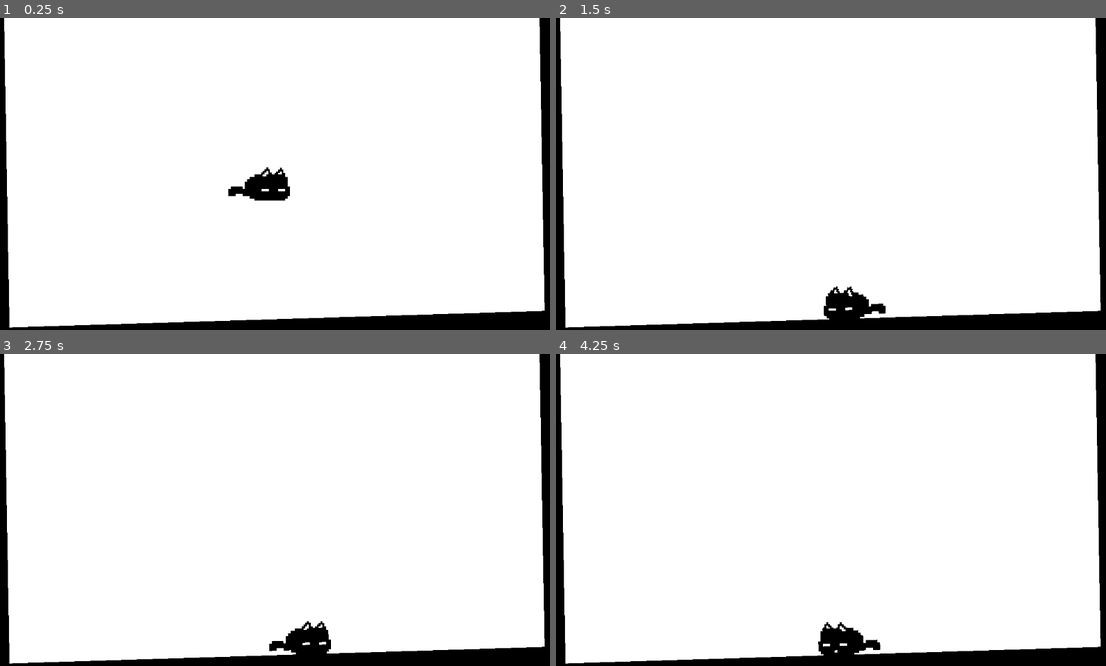
Above: before the commit, frames 1-4 (two rows, left to right).
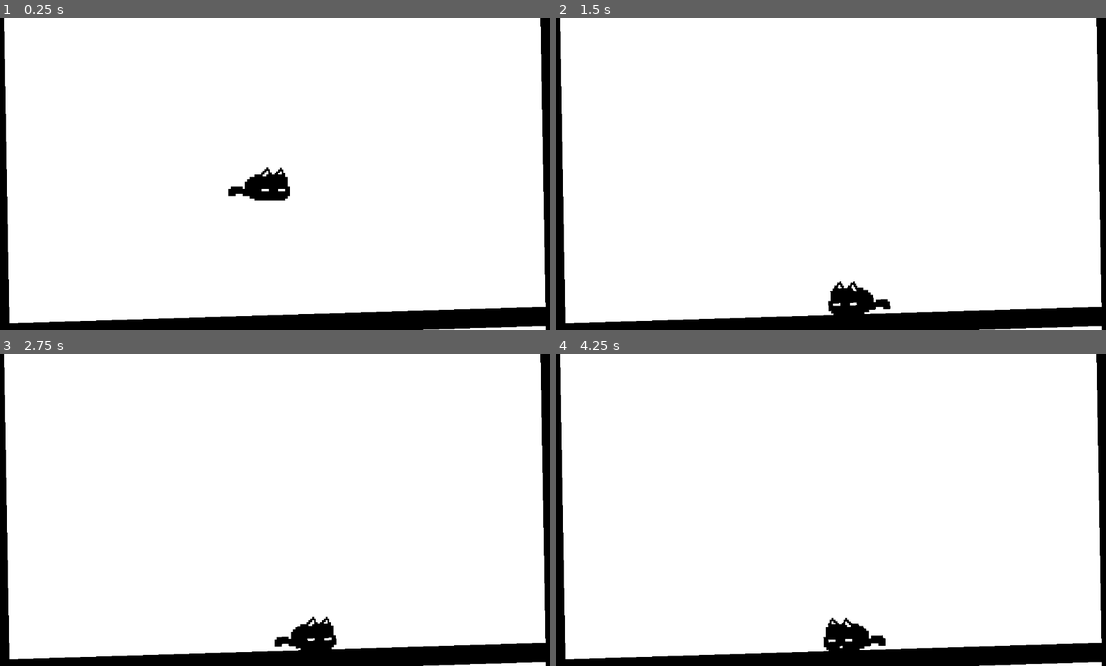
Above: after the commit, the same moments.

Repository: VeeronTen/meow
Game: Godot game, scene res://main.tscn
Same seed, same stepped clock (60 frames per second), same inputs: the game is played once before the commit and once after it. Sound files missing from this copy of the repository are replaced by a short silence.
Inputs:
- Up to frame 1 (0.25 s): no input
- Up to frame 2 (1.5 s): hold Right (ui_right) 0.53-1.28 s; tap Space (ui_select) at 0.77 s; hold Left (ui_left) from 1.28 s (still down)
- Up to frame 3 (2.75 s): tap Space (ui_select) at 1.52 s; release Left (ui_left) at 2.03 s; hold Right (ui_right) from 2.03 s (still down)
- Up to frame 4 (4.25 s): tap Enter at 2.75 s; tap Space (ui_select) at 3.02, 3.77 s; release Right (ui_right) at 3.53 s; hold Left (ui_left) from 3.53 s (still down)

The runs differ from the first frame. In frame 1, 1.8% of the frame differs, in the area x 1-100%, y 0-100%; in frame 2, 2.1%; in frame 3, 2.1%; in frame 4, 2.2%.

Commit message:
dynamic map size

Diff:
--- a/cat.gd
+++ b/cat.gd
@@ -7,6 +7,7 @@
 @onready var spriteOffset = $Sprite2D.position.x
 @onready var spriteYScale = $Sprite2D.scale.y
 @onready var mouthSpriteOffset = $Mouth.position.x
+@onready var collisionOffset = $CollisionShape2D.position.x
 
 func _ready() -> void:
 	_attachEars()
@@ -45,15 +46,19 @@
 
 	var newSpriteOffset: float
 	var newMouthSpriteOffset: float
+	var newcollisionOffset: float
 	if (right):
 		newSpriteOffset = spriteOffset
 		newMouthSpriteOffset = mouthSpriteOffset
+		newcollisionOffset = collisionOffset
 	else:
 		newSpriteOffset = -spriteOffset
 		newMouthSpriteOffset = -mouthSpriteOffset
+		newcollisionOffset = -collisionOffset
 	$Sprite2D.position.x = newSpriteOffset
 	$Sprite2D.flip_h = not right
 	$Mouth.position.x = newMouthSpriteOffset
+	$CollisionShape2D.position.x = newcollisionOffset
 
 func _rotateEarRight(ear: Ear, rightEar: bool, right: bool):
 	var z_index = 0
--- a/cat.tscn
+++ b/cat.tscn
@@ -31,8 +31,8 @@
 linear_damp = 1.5
 
 [node name="CollisionShape2D" type="CollisionShape2D" parent="."]
-position = Vector2(0, -9)
-scale = Vector2(1, 0.56)
+position = Vector2(-9, -9)
+scale = Vector2(0.719997, 0.56)
 shape = SubResource("RectangleShape2D_6fl1u")
 
 [node name="MeowPlayer" type="AudioStreamPlayer2D" parent="."]
--- a/main.gd
+++ b/main.gd
@@ -2,6 +2,17 @@
 
 func _ready() -> void:
 	_positionCatToScreenCenter()
+	_positionWalls()
+	get_viewport().size_changed.connect(_positionWalls)
 
 func _positionCatToScreenCenter():
 	$Cat.position = get_viewport().size / 2
+
+func _positionWalls():
+	var screenSize = get_viewport().size
+	$Walls/Left.position.x = 0
+	$Walls/Left.position.y = screenSize.y/2
+	$Walls/Right.position.x = screenSize.x
+	$Walls/Right.position.y = screenSize.y/2
+	$Walls/Bottom.position.x = screenSize.x/2
+	$Walls/Bottom.position.y = screenSize.y
--- a/main.tscn
+++ b/main.tscn
@@ -22,15 +22,15 @@
 position = Vector2(0, -1)
 rotation = -0.0174533
 
-[node name="Wall" parent="Walls" instance=ExtResource("3_h2yge")]
+[node name="Left" parent="Walls" instance=ExtResource("3_h2yge")]
 position = Vector2(0, 314)
 scale = Vector2(4, 200)
 
-[node name="Wall2" parent="Walls" instance=ExtResource("3_h2yge")]
+[node name="Right" parent="Walls" instance=ExtResource("3_h2yge")]
 position = Vector2(1150, 314)
 scale = Vector2(4, 200)
 
-[node name="Wall3" parent="Walls" instance=ExtResource("3_h2yge")]
+[node name="Bottom" parent="Walls" instance=ExtResource("3_h2yge")]
 position = Vector2(548, 657)
 rotation = -1.5843
 scale = Vector2(4, 200)
--- a/project.godot
+++ b/project.godot
@@ -14,6 +14,10 @@
 run/main_scene="uid://h5kbs2cpi87l"
 config/features=PackedStringArray("4.4", "GL Compatibility")
 config/icon="res://art/icon.svg"
+
+[display]
+
+window/stretch/aspect="ignore"
 
 [input]
 
@@ -39,3 +43,4 @@
 textures/canvas_textures/default_texture_filter=0
 renderer/rendering_method="gl_compatibility"
 renderer/rendering_method.mobile="gl_compatibility"
+viewport/transparent_background=true
